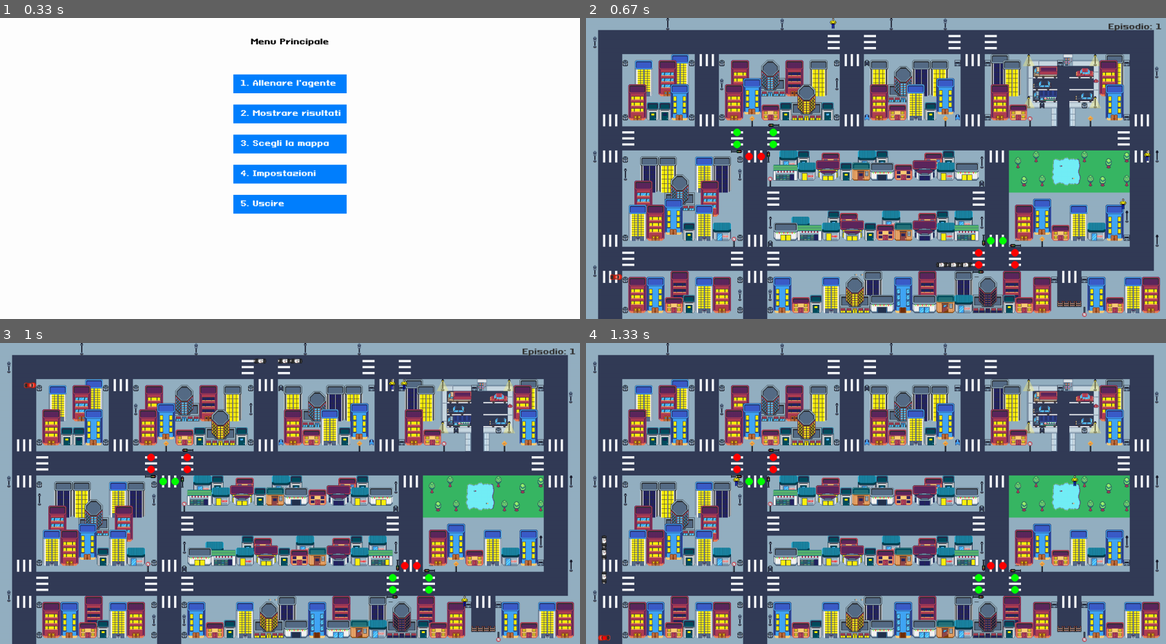
Above: before the commit, frames 1-4 (two rows, left to right).
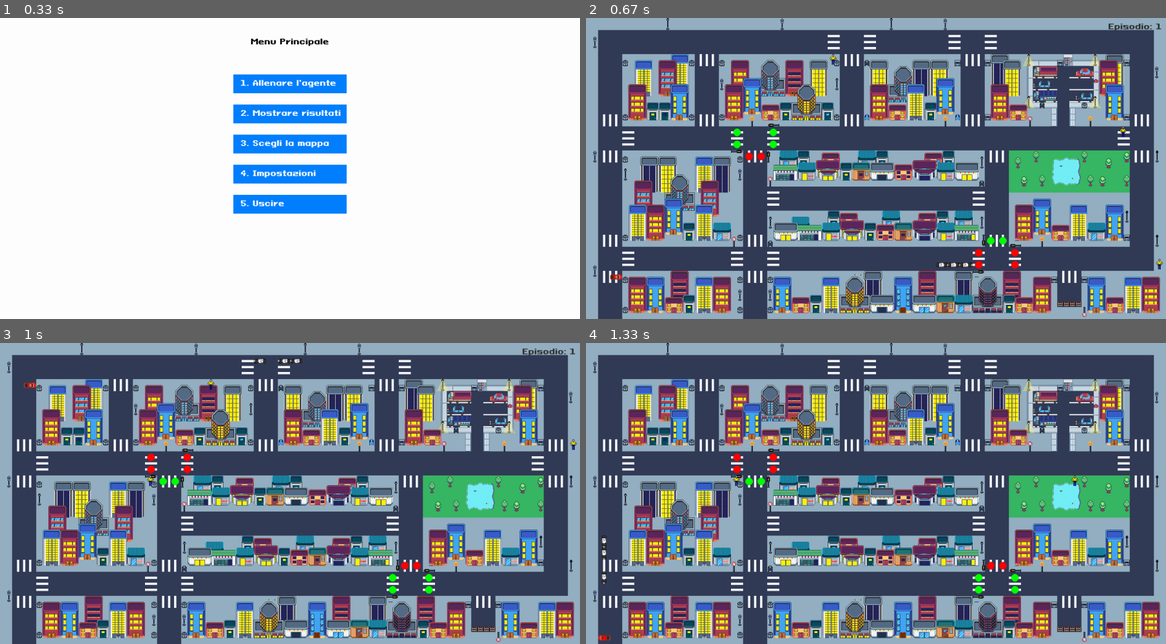
Above: after the commit, the same moments.

Repository: Luke-1310/Thesis
Game: pygame game, started from Progetto Tesi Privitera/q_learning_training.py
The game is run twice, just before and just after one commit, with the same random seed, the same clock (stepped at 60 frames per second) and the same inputs.
Inputs (mouse positions are in pixels of both pictures, inside the frame that each line leads up to):
- Up to frame 1 (0.33 s): no input
- Up to frame 2 (0.67 s): click (876, 84) at 0.38 s
- Up to frame 3 (1 s): no input
- Up to frame 4 (1.33 s): click (841, 427) at 1.22 s

Frame 1 is identical in both runs. In frame 2, 0.1% of the frame differs, in the area x 42-100%, y 0-84%; in frame 3, 0.1%; in frame 4, nothing differs.

Commit message:
aggiornamento pedoni, adesso si fermano col semaforo rosso

Diff:
--- a/Progetto Tesi Privitera/environments/base_environment.py
+++ b/Progetto Tesi Privitera/environments/base_environment.py
@@ -314,8 +314,6 @@
                     error_prob = random.random() * self.pedone_error_prob
                     self.pedoni.append(Pedone(start, goal, path, wait_steps=5, path_callback=self.pedone_path_callback, error_prob=error_prob))
 
-#-----------------------------------------------------
-
     #Funzione per calcolare la distanza tra due punti, utilizza la distanza di Manhattan, che è la somma delle differenze assolute delle coordinate x e y
     #Quindi quelle che andiamo a valutare solo le celle adiacenti (su, giù, sinistra, destra) e non quelle diagonali
     def heuristic(self, a, b):
@@ -369,11 +367,11 @@
         if current_index + 1 < len(path):
             pedone['position'] = list(path[current_index + 1]) #Sposta il pedone alla prossima cella del percorso
 
-    #Aggiorna la posizione di tutti i pedoni lungo i loro percorsi
+    #Aggiorna la posizione di tutti i pedoni lungo i loro percorsi e passo i semafori
     def update_pedoni(self, pedoni):
 
         for pedone in pedoni:
-            pedone.step(self.map_pedone)
+            pedone.step(self.map_pedone, self.traffic_lights)
 
     def check_collision_type(self):
 
@@ -389,8 +387,6 @@
                 return "pedone"
 
         return None
-
-    #------------------------------------------------------
 
     #Funzione per trovare la cella percorribile più vicina a una cella non percorribile
     def _find_nearest_valid_cell(self, target):
--- a/Progetto Tesi Privitera/environments/map2_environment.py
+++ b/Progetto Tesi Privitera/environments/map2_environment.py
@@ -161,7 +161,7 @@
             [0, 1, 1, 1, 1, 1, 1, 1, 1, 1, 1, 1, 1, 1, 1, 1, 1, 1, 1, 1, 1, 1, 1, 1, 1, 1, 1, 1, 1, 1, 1, 1, 1, 1, 1, 1, 1, 1, 1, 1, 1, 1, 1, 1, 1, 1, 1, 0],
             [0, 1, 1, 1, 1, 1, 1, 1, 1, 1, 1, 1, 1, 1, 1, 1, 1, 1, 1, 1, 1, 1, 1, 1, 1, 1, 1, 1, 1, 1, 1, 1, 1, 1, 1, 1, 1, 1, 1, 1, 1, 1, 1, 1, 1, 1, 1, 0],
             [0, 0, 0, 0, 0, 0, 0, 0, 0, 0, 0, 0, 0, 0, 0, 0, 0, 0, 0, 0, 0, 1, 1, 0, 0, 0, 0, 0, 0, 0, 0, 0, 1, 1, 0, 0, 0, 0, 0, 0, 0, 0, 0, 0, 0, 1, 1, 0],
-            [0, 0, 0, 0, 0, 0, 0, 0, 0, 0, 0, 0, 0, 0, 0, 0, 0, 0, 0, 0, 0, 1, 1, 0, 0, 0, 0, 0, 0, 0, 0, 0, 1, 1, 0, 0, 0, 0, 0, 0, 0, 0, 0, 0, 0, 1, 1, 0],
+            [0, 0, 0, 0, 0, 0, 0, 0, 0, 0, 0, 0, 0, 0, 0, 0, 0, 0, 0, 0, 0, 1, 1, 0, 0, 0, 0, 0, 0, 0, 0, 0, 0, 0, 0, 0, 0, 0, 0, 0, 0, 0, 0, 0, 0, 1, 1, 0],
             [0, 0, 0, 0, 0, 0, 0, 0, 0, 0, 0, 0, 0, 0, 0, 0, 0, 0, 0, 0, 0, 1, 1, 0, 0, 0, 0, 0, 0, 0, 0, 0, 1, 1, 0, 0, 0, 0, 0, 0, 0, 0, 0, 0, 0, 1, 1, 0],
             [0, 0, 0, 0, 0, 0, 0, 0, 0, 0, 0, 0, 0, 0, 0, 0, 0, 0, 0, 0, 0, 0, 0, 0, 0, 0, 0, 0, 0, 0, 0, 0, 1, 1, 0, 0, 0, 0, 0, 0, 0, 0, 0, 0, 0, 1, 1, 0],
         ]
--- a/Progetto Tesi Privitera/environments/pedone.py
+++ b/Progetto Tesi Privitera/environments/pedone.py
@@ -15,8 +15,10 @@
         self.path_callback = path_callback  # funzione per generare un nuovo path dopo che il pedone è arrivato
 
         self.error_prob = error_prob  # Probabilità di sbagliare (0.0 = mai, 1.0 = sempre)
+        self.waiting_for_light = False
+        self.traffic_light_position = None
 
-    def step(self, map_pedone):
+    def step(self, map_pedone, traffic_lights=None):
 
         #Questa porzione di codice permette di eseguire un passo ogni 5 frame
         self.frame_counter = getattr(self, 'frame_counter', 0) + 1
@@ -36,17 +38,17 @@
                     self.arrived = False
                     self.wait_counter = 0
                     self.pre_cross_wait = 0
+                    self.waiting_for_light = False  #Serve per far riprovare il pedone ad attraversare
             return
 
         x, y = self.position
 
         if self.position == self.goal:
+
             # Quando arriva, scegli una nuova destinazione e path
             if self.path_callback:
-
                 try:
                     result = self.path_callback(tuple(self.position))
-
                     # Verifica che il risultato sia una tupla valida
                     if result and isinstance(result, tuple) and len(result) == 2:
                         new_goal, new_path = result
@@ -56,48 +58,80 @@
                             self.arrived = False
                             self.wait_counter = 0
                             self.pre_cross_wait = 0
+                            self.waiting_for_light = False  # Reset lo stato di attesa
                             return
-                    # Se arriviamo qui, qualcosa è andato storto
+                    #Se arriviamo qui, qualcosa è andato storto
                     self.arrived = True
                 except:
-                    # Gestisci eventuali eccezioni
+                    #Gestisci eventuali eccezioni
                     self.arrived = True
             else:
                 self.arrived = True
             return  #Ritorna dopo aver gestito l'arrivo
 
+        # Se il pedone stava aspettando un semaforo, controlla se ora può attraversare
+        if self.waiting_for_light and traffic_lights and self.traffic_light_position:
+            if traffic_lights.get(self.traffic_light_position) == 'red':
+                # Il semaforo è diventato rosso per le auto, il pedone può attraversare
+                self.waiting_for_light = False
+                self.traffic_light_position = None
 
+        # Controllo se il prossimo passo è sulle strisce pedonali
         if len(self.path) > 1:
             next_x, next_y = self.path[1]
 
+            # Se sta per entrare sulle strisce
             if map_pedone[next_y][next_x] == 2 and map_pedone[y][x] != 2:
+                # Controlla il semaforo se disponibile
+                if traffic_lights:
+                    # Trova il semaforo PIÙ VICINO alle strisce che sta per attraversare
+                    nearest_light = None
+                    min_distance = float('inf')
 
+                    for pos, state in traffic_lights.items():
+                        # Calcola la distanza Manhattan dalle strisce
+                        distance = abs(pos[0] - next_x) + abs(pos[1] - next_y)
+
+                        # Se è abbastanza vicino e più vicino del precedente
+                        if distance <= 2 and distance < min_distance:
+                            min_distance = distance
+                            nearest_light = (pos, state)
+
+                    # Se ha trovato un semaforo vicino
+                    if nearest_light:
+                        pos, state = nearest_light
+
+                        # Se il semaforo è verde per le auto (rosso per i pedoni)
+                        if state == 'green':
+                            self.waiting_for_light = True
+                            self.traffic_light_position = pos
+                            return
+                        else:
+                            # Il semaforo è rosso per le auto, può attraversare
+                            self.waiting_for_light = False
+                            self.traffic_light_position = None
+
+                # Se nessun semaforo rilevante è stato trovato o il semaforo è rosso per le auto
                 if self.pre_cross_wait < self.pre_cross_max:
                     self.pre_cross_wait += 1
                     return
                 else:
-                    self.pre_cross_wait = 0  # resetta il contatore dopo l'attesa
+                    self.pre_cross_wait = 0
 
-        # Attesa sulle strisce pedonali (più lunga)
+        # Attendere sulle strisce pedonali
         if map_pedone[y][x] == 2:
             self.wait_counter += 1
-
-            if self.wait_counter < self.wait_steps + 5:
-                return
-
-            self.wait_counter = 0
-
-        # Attesa su marciapiede (normale)
-        else:
-            self.wait_counter += 1
-
             if self.wait_counter < self.wait_steps:
                 return
             self.wait_counter = 0
+        else:
+            # Attendere sul marciapiede
+            self.wait_counter += 1
+            if self.wait_counter < self.wait_steps - 3:  # Più veloce sul marciapiede
+                return
+            self.wait_counter = 0
 
-        # Avanza di una cella lungo il percorso
+        # Avanza lungo il percorso
         if len(self.path) > 1:
             self.position = list(self.path[1])
             self.path.pop(0)
-            if self.position == self.goal:
-                self.arrived = True
